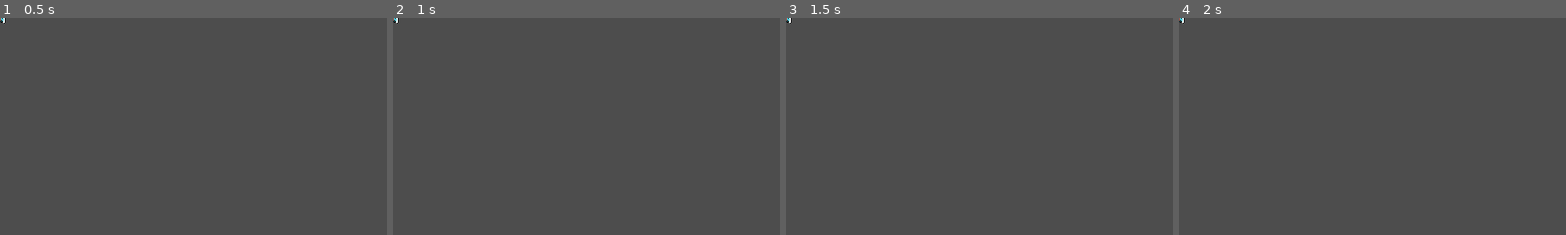
Above: before the commit, frames 1-4 (left to right).
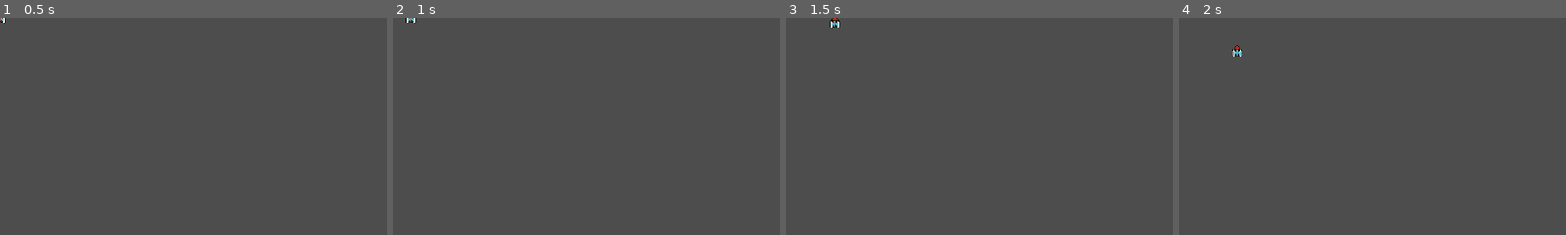
Above: after the commit, the same moments.

Repository: Ironjuan911/Galaxian_remake_code
Game: Godot game, scene res://Scenes/Characters/Player/player.tscn
Same seed, same stepped clock (60 frames per second), same inputs: the game is played once before the commit and once after it.
Inputs:
- Up to frame 1 (0.5 s): no input
- Up to frame 2 (1 s): tap Enter at 0.5 s; hold Right (ui_right) from 0.53 s (still down)
- Up to frame 3 (1.5 s): tap Space at 1.25 s; release Right (ui_right) at 1.28 s; hold Down (ui_down) from 1.28 s (still down)
- Up to frame 4 (2 s): keep holding Down (ui_down)
The pictures show only the part of the screen within x 0-50%, y 0-50%; the shares and areas given below are measured in that part.

Frame 1 is identical in both runs. In frame 2, 0.1% of the frame differs, in the area x 0-7%, y 0-3%; in frame 3, 0.1%, in the area x 0-15%, y 0-5%; in frame 4, 0.1%.

Commit message:
Player movement

Diff:
--- a/Scenes/Characters/Player/States/dash_mode.gd
+++ b/Scenes/Characters/Player/States/dash_mode.gd
@@ -1,4 +1,6 @@
 extends Node;
+
+@onready var player: Player = $"../..";
 
 func local_physics_process(delta: float) -> void:
 	pass;
--- a/Scenes/Characters/Player/States/dead.gd
+++ b/Scenes/Characters/Player/States/dead.gd
@@ -1,4 +1,6 @@
 extends Node;
+
+@onready var player: Player = $"../..";
 
 func local_physics_process(delta: float) -> void:
 	pass;
--- a/Scenes/Characters/Player/States/in_game.gd
+++ b/Scenes/Characters/Player/States/in_game.gd
@@ -1,4 +1,6 @@
 extends Node;
+
+@onready var player: Player = $"../..";
 
 func local_physics_process(delta: float) -> void:
 	pass;
--- a/Scenes/Characters/Player/States/movement.gd
+++ b/Scenes/Characters/Player/States/movement.gd
@@ -1,5 +1,31 @@
 extends Node;
 
+var direction_x : float;
+var direction_y : float;
+
+const meter = 8.0;
+var speed = 15;
+
+@onready var player: Player = $"../..";
 
 func local_physics_process(delta: float) -> void:
+	direction_x = Input.get_axis("ui_left","ui_right"); #Definimos las direcciones
+	direction_y = Input.get_axis("ui_down","ui_up");
+
+	if (direction_x != 0 or direction_y != 0):
+		general_movement(delta);
+	else:
+		idle_movement(delta);
+	print("x: " + str(direction_x) + ", y: " + str(direction_y));
 	pass;
+
+func general_movement(delta: float) -> void:
+	print("true")
+
+	player.velocity.x = lerp(player.velocity.x,meter*speed*direction_x,0.05);
+	player.velocity.y = lerp(player.velocity.y,-meter*speed*direction_y,0.05);
+
+func idle_movement(delta: float) -> void:
+	player.velocity.x = lerp(player.velocity.x,0.0,0.1);
+	player.velocity.y = lerp(player.velocity.y,0.0,0.1);
+	pass
--- a/Scenes/Characters/Player/player.gd
+++ b/Scenes/Characters/Player/player.gd
@@ -1,31 +1,43 @@
 extends CharacterBody2D;
 class_name Player;
 
-const avaidable_state: Array[String] = [ #Indica los estados posibles para el jugador
-	"in_game","movement","dash_mode",
-	"dead"
-	];
+var states: Dictionary = { #Indica los estados posibles para el jugador
+	"in_game":true,"movement":true,"dash_mode":false,
+	"dead":false
+	};
 
-var avaidable_state_node: Array[Node]; #Contiene los nodos que trata con los diversos estados del jugador (Se añaden en la funcion ready)
-var index_state = 0; #El indice de los estados en el que se encuentra
+var all_state_node: Dictionary = states.duplicate(); #Contiene los nodos que trata con los diversos estados del jugador (Se añaden en la funcion ready)
+
+var avaidable_states_node : Array[Node];
 
 func _ready() -> void:
-	avaidable_state_node.resize(avaidable_state.size()); #Se le pone el tamaño (COMO SI FUERA JAVA NMMS)
 	var i = 0;
-	while i <= avaidable_state.size() - 1: #Se añaden los nodos de estados al array :D
-		avaidable_state_node[i] = get_state_node(avaidable_state[i]);
-		print(avaidable_state_node);
+	for name_state in states: #Se añaden los nodos de estados al array :D
+		all_state_node[name_state] = get_state_node(name_state);
 		i += 1;
+	avaidable_states_node =  set_avaidable_states();
+
 
 
 func _physics_process(delta: float) -> void:
 	var Delta = delta*58.86; ## un delta que no afecta el movimiento si es que olvidas ponerlo
 
-	avaidable_state_node[index_state].local_physics_process(Delta);
+	for state in avaidable_states_node:
+		state.local_physics_process(Delta);
 
 	move_and_slide();
 
-func get_state_node(node_name):
-	var stateNodeGroup = get_tree().get_nodes_in_group(node_name);
-	var stateNode = stateNodeGroup[0];
+func get_state_node(node_name) -> Node:
+	var stateNode = get_tree().get_first_node_in_group(node_name);
 	return stateNode;
+
+func set_avaidable_states() -> Array[Node]: ## Funcion que retorna los nodos de los estados que se encuentran en true en un array :D
+	var output_array : Array[Node];
+	var i = 0;
+	for node_name in all_state_node:
+		if states[node_name]:
+			output_array.resize(output_array.size()+1); #Ampliar el espacio del array en 1
+			output_array[i] = all_state_node[node_name]; # si se encuentra en true, añadirlo al output
+			print(output_array);
+		i += 1;
+	return output_array;
